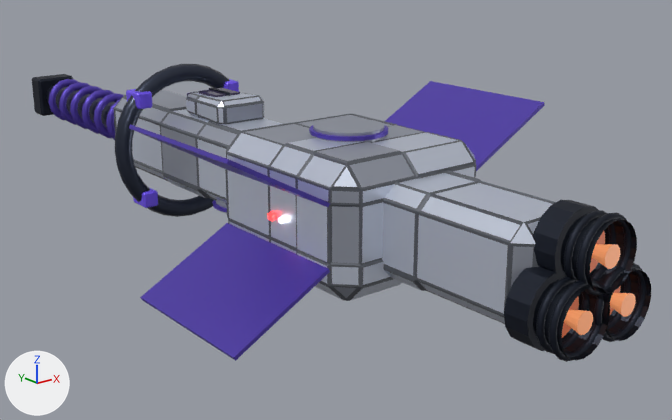
Renders of the glTF model models/ships/lancer.glb from each side of a commit.
Camera for both pictures: a 50 mm camera at (-8.86, -12.17, 4.17) aimed at (1.35, 0.6, -0.94). Every picture has the same lights, and +X, +Y and +Z are marked at lower left. The first picture is the older version. Where no turn or scale is listed for an object, it has been applied to the vertices. Vertices at exactly the same position are counted once.

Names of what the first picture shows: 'lancer_mesh'.
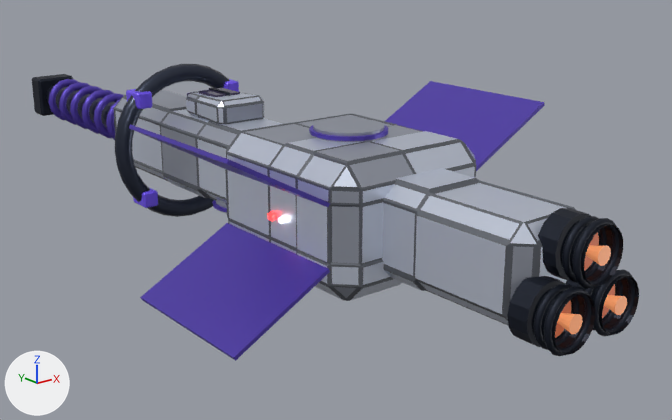
What differs and where, as boxes (x1, y1, x2, y2) in the pictures (672 x 420 px; the box of a moved part takes in the faces that stretch with it):
'lancer_mesh', reshaped
    before: (32, 64, 651, 362)
    after: (32, 64, 639, 361)
part 1 of me_lancer_mesh, moved or reshaped
    before: (564, 210, 616, 282)
    after: (562, 216, 606, 283)
part 2 of me_lancer_mesh, moved or reshaped
    before: (576, 213, 631, 296)
    after: (572, 218, 619, 289)
part 3 of me_lancer_mesh, moved or reshaped
    before: (504, 267, 560, 351)
    after: (507, 276, 565, 347)
part 4 of me_lancer_mesh, moved or reshaped
    before: (536, 277, 589, 354)
    after: (533, 284, 579, 350)
part 5 of me_lancer_mesh, moved or reshaped
    before: (548, 279, 603, 362)
    after: (543, 286, 591, 356)
part 6 of me_lancer_mesh, moved or reshaped (not visible before)
    after: (565, 280, 583, 288)
part 7 of me_lancer_mesh, moved or reshaped
    before: (581, 265, 631, 329)
    after: (585, 279, 623, 331)
part 8 of me_lancer_mesh, moved or reshaped
    before: (594, 263, 646, 342)
    after: (593, 269, 635, 337)
part 9 of me_lancer_mesh, moved or reshaped
    before: (560, 215, 637, 294)
    after: (560, 222, 623, 286)
part 10 of me_lancer_mesh, moved or reshaped
    before: (533, 280, 610, 360)
    after: (532, 288, 595, 355)
part 11 of me_lancer_mesh, moved or reshaped
    before: (590, 269, 651, 341)
    after: (583, 275, 639, 335)
part 12 of me_lancer_mesh, moved or reshaped
    before: (347, 132, 636, 337)
    after: (242, 123, 627, 337)
part 13 of me_lancer_mesh, moved or reshaped
    before: (191, 92, 288, 131)
    after: (191, 92, 475, 174)

What changed in the scene script:
```text
Change me_lancer_mesh:
    used by ob_lancer_mesh; location = (0.0, -1.4, 0.91)
    remove me_lancer_mesh.from_pydata(...)  # 3648 vertices, 7040 faces; spans x -3.0..3.0, y -4.8..11.8, z -2.4..0.6
    add me_lancer_mesh.from_pydata(...)  # 3648 vertices, 7040 faces; spans x -3.0..3.0, y -4.7..11.8, z -2.4..0.6
    me_lancer_mesh part 1: the loose piece of 120 vertices spanning x -0.5..0.5, y -4.6..-4.5, z -1.0..0.0 is moved by (0.0, 0.1, 0.0)
    me_lancer_mesh part 2: the loose piece of 120 vertices spanning x -0.5..0.5, y -4.8..-4.7, z -1.0..0.0 is moved by (0.0, 0.1, 0.0)
    me_lancer_mesh part 3: the loose piece of 32 vertices spanning x -0.9..0.1, y -4.4..-4.0, z -1.7..-0.7 is scaled about its middle by 0.833
    me_lancer_mesh part 4: the loose piece of 120 vertices spanning x -0.9..0.1, y -4.6..-4.5, z -1.7..-0.7 is scaled about its middle by (0.842, 0.965, 0.842), then moved by (0.0, 0.1, 0.0)
    me_lancer_mesh part 5: the loose piece of 120 vertices spanning x -0.9..0.1, y -4.8..-4.7, z -1.7..-0.7 is scaled about its middle by (0.841, 0.965, 0.841), then moved by (0.0, 0.1, 0.0)
    me_lancer_mesh part 6: the loose piece of 32 vertices spanning x -0.1..0.9, y -4.4..-4.0, z -1.7..-0.7 is scaled about its middle by 0.833
    me_lancer_mesh part 7: the loose piece of 120 vertices spanning x -0.1..0.9, y -4.6..-4.5, z -1.7..-0.7 is scaled about its middle by (0.842, 0.965, 0.842), then moved by (0.0, 0.1, 0.0)
    me_lancer_mesh part 8: the loose piece of 120 vertices spanning x -0.1..0.9, y -4.8..-4.7, z -1.7..-0.7 is scaled about its middle by (0.841, 0.965, 0.841), then moved by (0.0, 0.1, 0.0)
    me_lancer_mesh part 9: the loose piece of 40 vertices spanning x -0.4..0.4, y -4.8..-4.1, z -0.9..0.0 is moved by (0.0, 0.1, 0.0)
    me_lancer_mesh part 10: the loose piece of 40 vertices spanning x -0.9..0.0, y -4.8..-4.1, z -1.7..-0.8 is scaled about its middle by 0.833, then moved by (0.0, 0.1, 0.0)
    me_lancer_mesh part 11: the loose piece of 40 vertices spanning x 0.0..0.9, y -4.8..-4.1, z -1.7..-0.8 is scaled about its middle by 0.833, then moved by (0.0, 0.1, 0.0)
    me_lancer_mesh part 12: 434 of 3648 vertices moved; they spanned x -1.1..1.1, y -4.8..-0.6, z -1.9..0.1 and now span x -1.1..1.1, y -4.7..1.6, z -1.9..0.1; mean shift (0.0, 0.1, -0.1); largest move (-0.5, -3.8, -0.2) -> (0.7, -0.6, -1.3)
    me_lancer_mesh part 13: 30 of 3648 vertices moved; they spanned x -1.1..0.5, y 1.3..4.2, z -0.4..0.2 and now span x -0.5..1.1, y -1.6..4.2, z -0.2..0.2; mean shift (0.3, -0.7, 0.1); largest move (-1.1, 1.6, -0.4) -> (1.1, -1.3, 0.1)
```
